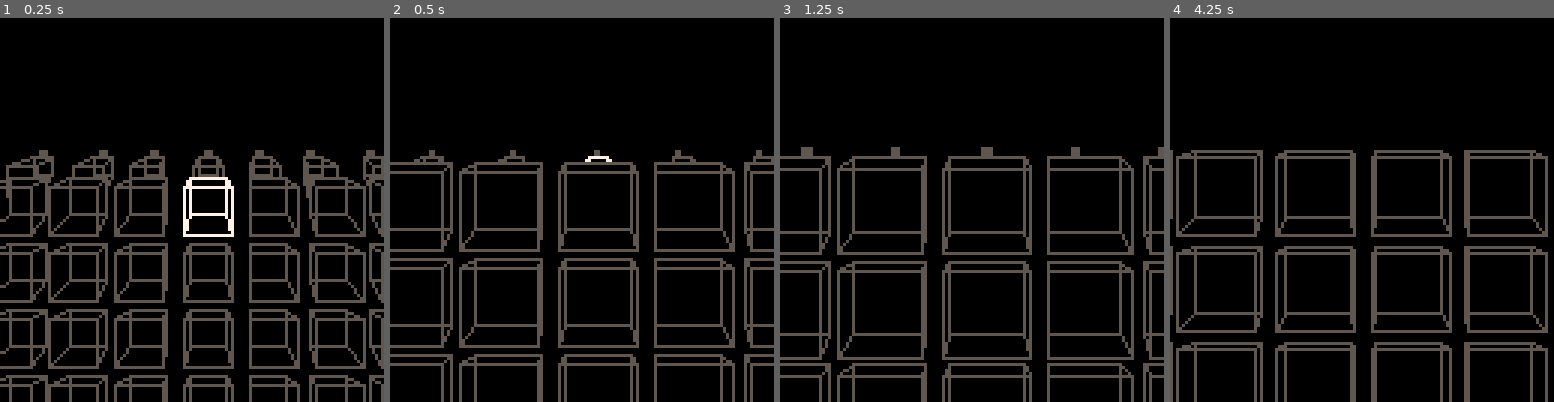
Above: before the commit, frames 1-4 (left to right).
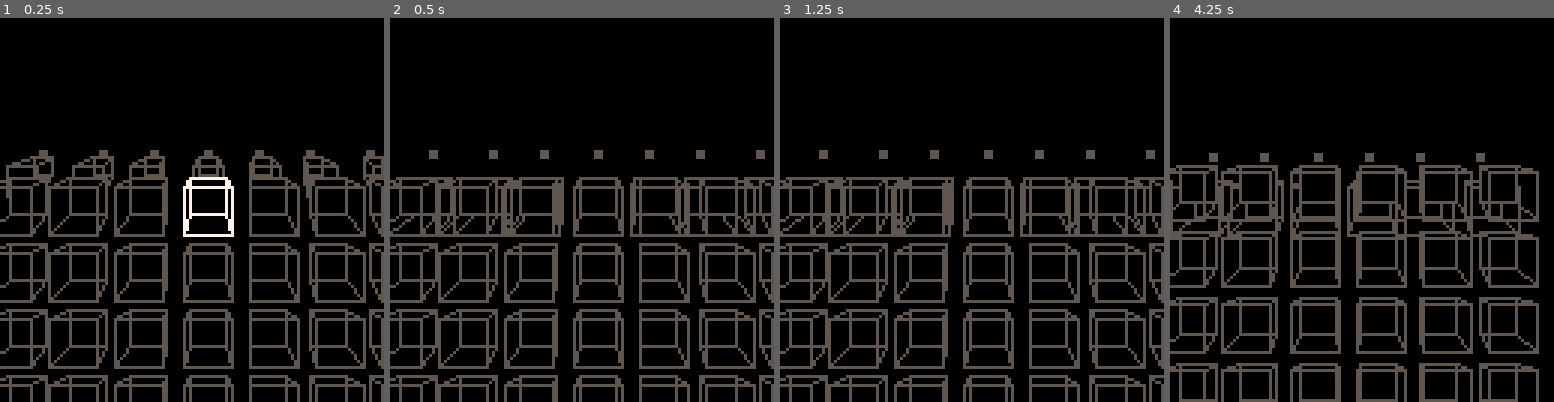
Above: after the commit, the same moments.

Repository: abemassry/dimensional-jump
Game: PICO-8 cartridge 3d_2.p8
The game is run twice, just before and just after one commit, with the same random seed, the same clock (stepped at 60 frames per second) and the same inputs.
Inputs:
- Up to frame 1 (0.25 s): no input
- Up to frame 2 (0.5 s): tap X (X key) at 0.33 s
- Up to frame 3 (1.25 s): tap O (Z key) at 0.7 s; tap X (X key) at 1.07 s
- Up to frame 4 (4.25 s): hold Right 1.6-2.1 s; tap O (Z key) every 0.4 s from 1.7 to 4.1 s; tap X (X key) at 1.85, 2.97, 4.08 s; hold Up 2.15-2.42 s; hold Right 2.47-3.03 s; hold Left 3.08-3.58 s; hold Down 3.63-3.97 s; hold Right from 4.02 s (still down)

Frame 1 is identical in both runs. In frame 2, 25% of the frame differs, in the area x 0-100%, y 34-100%; in frame 3, 23%; in frame 4, 26%, in the area x 0-99%, y 34-100%.

Commit message:
improve jump animation

Diff:
--- a/3d_2.p8
+++ b/3d_2.p8
@@ -14,6 +14,7 @@
 	xcpos = 0
 	jumpanim = 0
 	startanim = 0
+	blocksize = 8
 	leftpress = false
 	rightpress = false
 	uppress = false
@@ -22,11 +23,11 @@
 
 end
 
-function setup_block(x, y, z, depth, s, u, c)
-	x0=(x-8)+(z)
-	y0=(y-8)+(z)
-	x1=(x+8)-z
-	y1=(y+8)-(z)
+function setup_block(x, y, z, depth, s, u, c, blocksize)
+	x0=(x-blocksize)+(z)
+	y0=(y-blocksize)+(z)
+	x1=(x+blocksize)-z
+	y1=(y+blocksize)-(z)
 
 	iz=depth
 
@@ -140,6 +141,7 @@
 		jumppress = false
 		current = prevcurrent
 		startanim = 0
+		blocksize = 8
 	end
 
 
@@ -149,72 +151,89 @@
 	cls()
 	for i=0,0 do
 		ydiff = -17 + (i * 20) - (level*4)
-		zdiff = 7 + (jumpanim * .2)
+		zdiff = 7
 		depth = 2
+		blocksize = 8
 		if (level > 0) ydiff = ydiff + 5
 		if (level >= 3) ydiff = ydiff + 6
-		setup_block((jumpanim*-3)+xcpos+64+57,64+ydiff,zdiff,depth,12+xnudge,u,5)
-		setup_block((jumpanim*-2)+xcpos+64+37,64+ydiff,zdiff,depth,10+xnudge,u,5)
-		setup_block((jumpanim*-1)+xcpos+64+20,64+ydiff,zdiff,depth,8+xnudge,u,5)
-		setup_block(xcpos+64+3,64+ydiff,zdiff,depth,7+xnudge,u,5)
-		setup_block((jumpanim*1)+xcpos+64-15,64+ydiff,zdiff,depth,4+xnudge,u,5)
-		setup_block((jumpanim*2)+xcpos+64-32,64+ydiff,zdiff,depth,2+xnudge,u,5)
-		setup_block((jumpanim*3)+xcpos+64-52,64+ydiff,zdiff,depth,0+xnudge,u,5)
+		setup_block(xcpos+64+57,64+ydiff,zdiff,depth,12+xnudge,u,5,blocksize)
+		setup_block(xcpos+64+37,64+ydiff,zdiff,depth,10+xnudge,u,5,blocksize)
+		setup_block(xcpos+64+20,64+ydiff,zdiff,depth,8+xnudge,u,5,blocksize)
+		setup_block(xcpos+64+3,64+ydiff,zdiff,depth,7+xnudge,u,5,blocksize)
+		setup_block(xcpos+64-15,64+ydiff,zdiff,depth,4+xnudge,u,5,blocksize)
+		setup_block(xcpos+64-32,64+ydiff,zdiff,depth,2+xnudge,u,5,blocksize)
+		setup_block(xcpos+64-52,64+ydiff,zdiff,depth,0+xnudge,u,5,blocksize)
 	end
 	for i=0,0 do
-		ydiff = -10 + (i * 20) - (level*4)
-		zdiff = 3 -- + (jumpanim * .2)
+		if (jumpanim == 0) then
+			ydiff = -10 + (i * 20) - (level*4)
+			blocksize = 8
+			zdiff = 3 -- + (jumpanim * .2)
+		else
+			ydiff = - (level*4)
+			blocksize = 8
+			zdiff = 0 -- + (jumpanim * .2)
+		end
 		depth = 5
 		if (level > 0) ydiff = ydiff + 5
 		if (level >= 3) ydiff = ydiff + 6
 		c = 5
 		if (prevcurrent == 3 and jumppress == true and level == 0) c = 7
-		setup_block((jumpanim*-3)+xcpos+64+55,64+ydiff,zdiff,depth,12+xnudge,u,c)
+		setup_block(xcpos+64+55,64+ydiff,zdiff,depth,12+xnudge,u,c,blocksize)
 		c = 5
 		if (prevcurrent == 2 and jumppress == true and level == 0) c = 7
-		setup_block((jumpanim*-2)+xcpos+64+35,64+ydiff,zdiff,depth,10+xnudge,u,c)
+		setup_block(xcpos+64+35,64+ydiff,zdiff,depth,10+xnudge,u,c,blocksize)
 		c = 5
 		if (prevcurrent == 1 and jumppress == true and level == 0) c = 7
-		setup_block((jumpanim*-1)+xcpos+64+18,64+ydiff,zdiff,depth,8+xnudge,u,c)
+		setup_block(xcpos+64+18,64+ydiff,zdiff,depth,8+xnudge,u,c,blocksize)
 		c = 5
 		if (prevcurrent == 0 and jumppress == true and level == 0) c = 7
-		setup_block(xcpos+64,64+ydiff,zdiff,depth,7+xnudge,u,c)
+		setup_block(xcpos+64,64+ydiff,zdiff,depth,7+xnudge,u,c,blocksize)
 		c = 5
 		if (prevcurrent == -1 and jumppress == true and level == 0) c = 7
-		setup_block((jumpanim*1)+xcpos+64-18,64+ydiff,zdiff,depth,4+xnudge,u,c)
+		setup_block(xcpos+64-18,64+ydiff,zdiff,depth,4+xnudge,u,c,blocksize)
 		c = 5
 		if (prevcurrent == -2 and jumppress == true and level == 0) c = 7
-		setup_block((jumpanim*2)+xcpos+64-35,64+ydiff,zdiff,depth,2+xnudge,u,c)
+		setup_block(xcpos+64-35,64+ydiff,zdiff,depth,2+xnudge,u,c,blocksize)
 		c = 5
 		if (prevcurrent == -3 and jumppress == true and level == 0) c = 7
-		setup_block((jumpanim*3)+xcpos+64-55,64+ydiff,zdiff,depth,0+xnudge,u,c)
+		setup_block(xcpos+64-55,64+ydiff,zdiff,depth,0+xnudge,u,c,blocksize)
 	end
 	for j=0,3 do
+		if (jumpanim < -20) then
+			break
+		end
 		i= (jumpanim * .5)
+		if (jumpanim != 0) then
+			blocksize = 8
+		else
+			blocksize = 8
+		end
+		i = 0
 		ydiff = j*22 - (level*4)
 		depth = 5
 		c = 5
 		if (j == level) u = -(j-0.5)
 		if (current == 3 and j == level) c = 7
-		setup_block((jumpanim*-3)+xcpos+64+60,((j * -1)*(jumpanim*1.))+64+ydiff,i,depth,13+xnudge,u,c)
+		setup_block(xcpos+64+60,64+ydiff,i,depth,13+xnudge,u,c,blocksize)
 		c = 5
 		if (current == 2 and j == level) c = 7
-		setup_block((jumpanim*-2)+xcpos+64+40,((j * -1)*(jumpanim*1.))+64+ydiff,i,depth,11+xnudge,u,c)
+		setup_block(xcpos+64+40,64+ydiff,i,depth,11+xnudge,u,c,blocksize)
 		c = 5
 		if (current == 1 and j == level) c = 7
-		setup_block((jumpanim*-1)+xcpos+64+20,((j * -1)*(jumpanim*1.))+64+ydiff,i,depth,9+xnudge,u,c)
+		setup_block(xcpos+64+20,64+ydiff,i,depth,9+xnudge,u,c,blocksize)
 		c = 5
 		if (current == 0 and j == level) c = 7
-		setup_block(xcpos+64,((j * -1)*(jumpanim*1.))+64+ydiff,i,depth,7+xnudge,u,c)
+		setup_block(xcpos+64,64+ydiff,i,depth,7+xnudge,u,c,blocksize)
 		c = 5
 		if (current == -1 and j == level) c = 7
-		setup_block((jumpanim*1)+xcpos+64-20,((j * -1)*(jumpanim*1.))+64+ydiff,i,depth,4+xnudge,u,c)
+		setup_block(xcpos+64-20,64+ydiff,i,depth,4+xnudge,u,c,blocksize)
 		c = 5
 		if (current == -2 and j == level) c = 7
-		setup_block((jumpanim*2)+xcpos+64-40,((j * -1)*(jumpanim*1.))+64+ydiff,i,depth,2+xnudge,u,c)
+		setup_block(xcpos+64-40,64+ydiff,i,depth,2+xnudge,u,c,blocksize)
 		c = 5
 		if (current == -3 and j == level) c = 7
-		setup_block((jumpanim*3)+xcpos+64-60,((j * -1)*(jumpanim*1.))+64+ydiff,i,depth,0+xnudge,u,c)
+		setup_block(xcpos+64-60,64+ydiff,i,depth,0+xnudge,u,c,blocksize)
 	end
 	if (jumppress == true) startanim += 1
 
